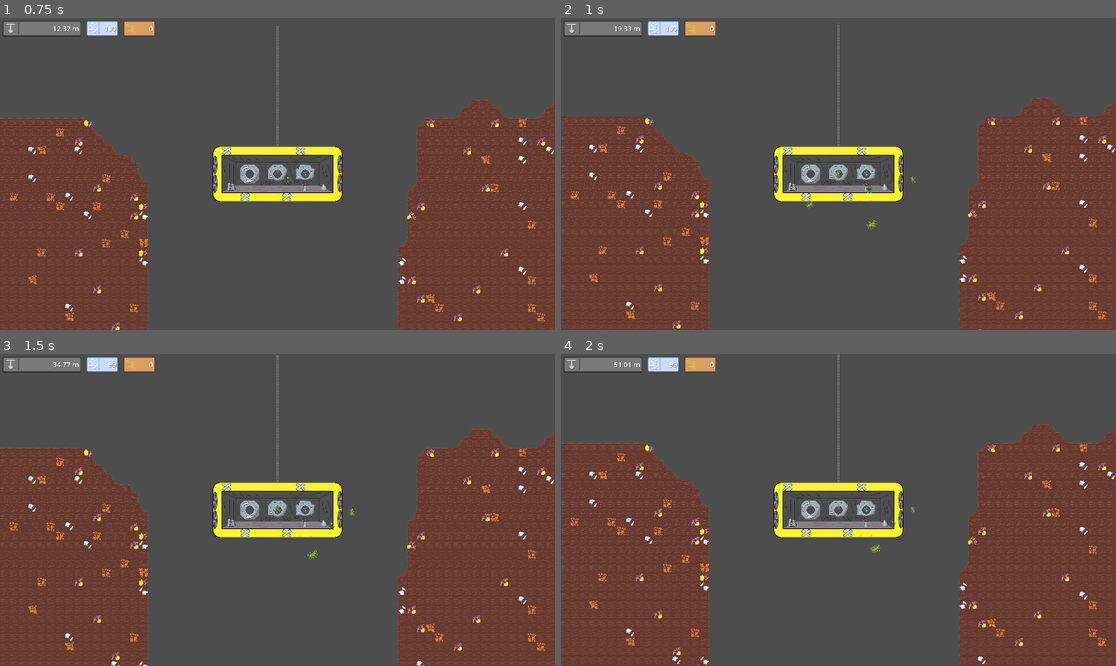
Above: before the commit, frames 1-4 (two rows, left to right).
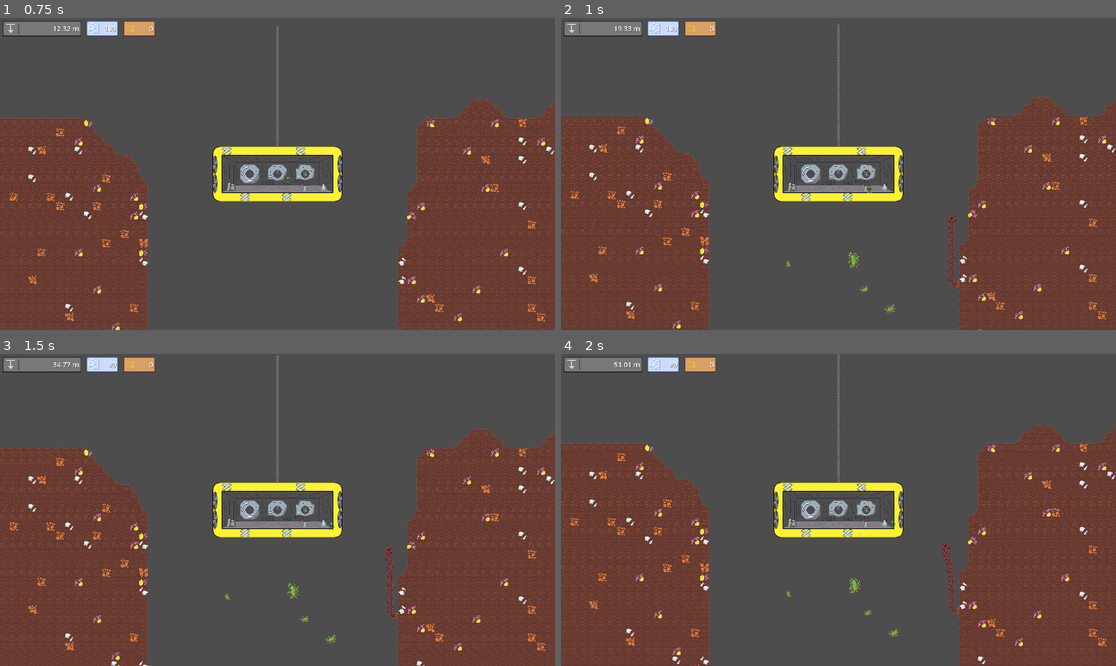
Above: after the commit, the same moments.

Repository: DSurguy/spring-2024-2d-jam
Game: Godot game, scene res://scenes/GameScene/GameScene.tscn
The game is run twice, just before and just after one commit, with the same random seed, the same clock (stepped at 60 frames per second) and the same inputs. This scene is started directly instead of the project's main scene. Sound files missing from this copy of the repository are replaced by a short silence.
Inputs (mouse positions are in pixels of both pictures, inside the frame that each line leads up to):
- Up to frame 1 (0.75 s): tap Enter (ui_accept) at 0.5 s; move the mouse to (399, 158) at 0.52 s; hold D (move_right) from 0.53 s (still down); tap Down (aim_down) at 0.6 s
- Up to frame 2 (1 s): keep holding D (move_right); tap Enter (ui_accept) at 0.77 s
- Up to frame 3 (1.5 s): keep holding D (move_right); move the mouse to (166, 525) at 1.27 s; tap Left (aim_left) at 1.35 s
- Up to frame 4 (2 s): keep holding D (move_right); tap Enter (ui_accept) at 1.52 s

Frame 1 is identical in both runs. In frame 2, 0.3% of the frame differs, in the area x 40-72%, y 48-95%; in frame 3, 0.3%; in frame 4, 0.3%.

Commit message:
Re-apply sub velocity to spawn check

Diff:
--- a/scenes/GameScene/Plants/PlantDirector.gd
+++ b/scenes/GameScene/Plants/PlantDirector.gd
@@ -28,7 +28,7 @@
 
 func _handle_descent_process(delta):
 	# TODO: Actually make this garbage spawn off screen
-	var spawn_y_position = submarine_node.position.y + spawn_y_offset_const + submarine_node.velocity.y * spawn_y_offset_mult
+	var spawn_y_position = submarine_node.position.y + spawn_y_offset_const + submarine_node.linear_velocity.y * spawn_y_offset_mult
 	$Rays.position.y = spawn_y_position
 	$Rays/LeftRay.force_raycast_update()
 	$Rays/RightRay.force_raycast_update()
Not shown: 1 places in scenes/GameScene/GameScene.tscn that only renumber resources
Not shown: 1 places in scenes/GameScene/submarine.tscn that only renumber resources
